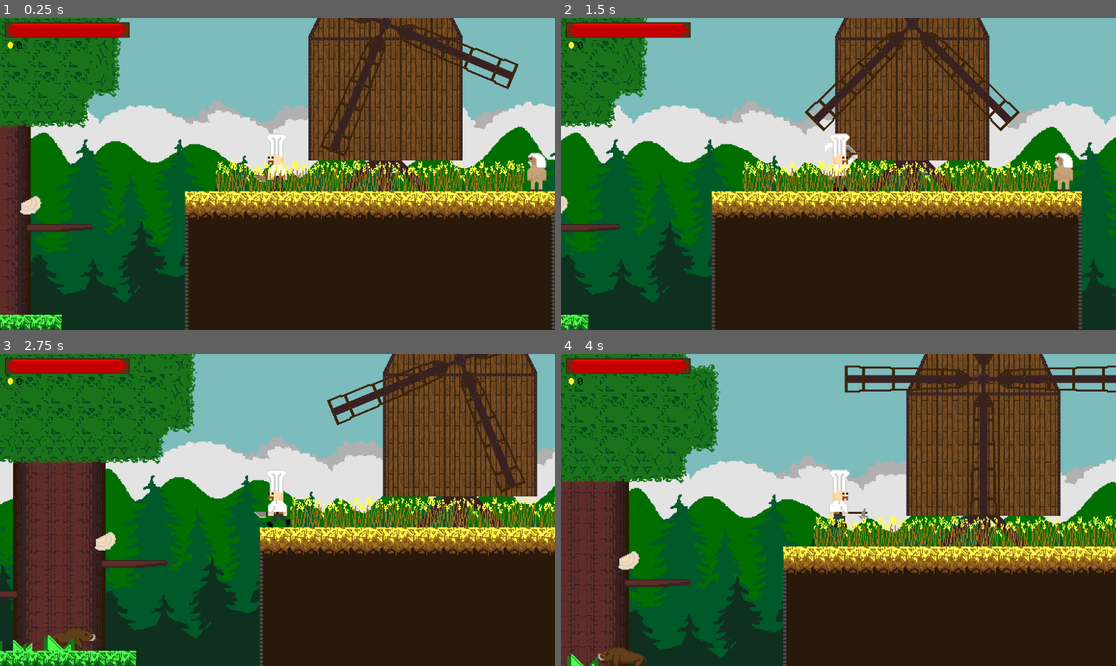
Above: before the commit, frames 1-4 (two rows, left to right).
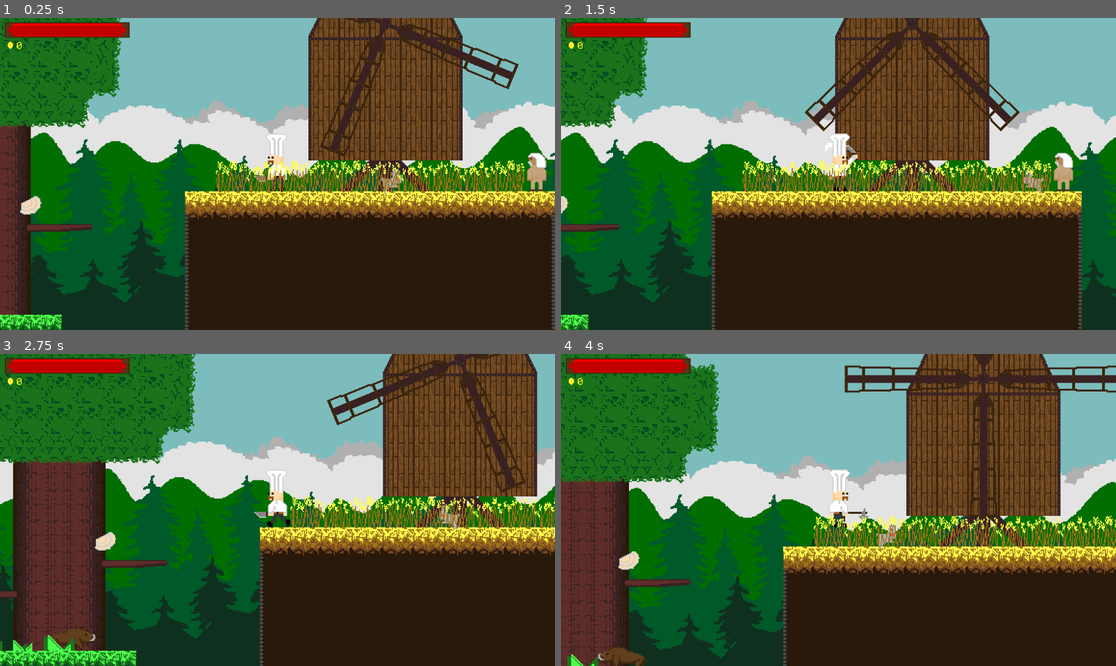
Above: after the commit, the same moments.

Repository: AdamOravecz1/TheKingsDish
Game: Godot game, scene res://Scenes/forest.tscn
Same seed, same stepped clock (60 frames per second), same inputs: the game is played once before the commit and once after it. The engine's default icon, where the game draws it, is replaced by a stand-in: a white triangle on a blue panel in a dark square.
Inputs (mouse positions are in pixels of both pictures, inside the frame that each line leads up to):
- Up to frame 1 (0.25 s): no input
- Up to frame 2 (1.5 s): move the mouse to (960, 158) at 0.52 s; hold D (right) 0.53-1.25 s; hold Shift (duck) 0.53-1.25 s; click (960, 158) at 0.67 s; tap W (jump) at 0.77 s; drag from (727, 189) to (1066, 170) at 1.27 s
- Up to frame 3 (2.75 s): move the mouse to (333, 441) at 2.02 s; hold A (left) from 2.03 s (still down); hold E (interact) from 2.03 s (still down)
- Up to frame 4 (4 s): release A (left) at 2.75 s; release E (interact) at 2.75 s; drag from (810, 572) to (627, 641) at 2.77 s; move the mouse to (1005, 556) at 3.52 s; hold D (right) from 3.53 s (still down); tap Middle mouse button (switch) at 3.6 s; tap W (jump) at 3.77 s

The runs differ from the first frame. In frame 1, 0.1% of the frame differs, in the area x 3-73%, y 7-57%; in frame 2, 0.1%, in the area x 3-88%, y 7-57%; in frame 3, 0.1%; in frame 4, 0.1%.

Commit message:
inv_ui_slot colors

Diff:
--- a/Scenes/forest.tscn
+++ b/Scenes/forest.tscn
@@ -140,7 +140,7 @@
 position = Vector2(-15, -19)
 
 [node name="Rabbit" parent="Main/Entities" index="1" instance=ExtResource("3_dwt3r")]
-position = Vector2(-223, -58)
+position = Vector2(507, -151)
 
 [node name="Miller" parent="Main/Entities" index="2" instance=ExtResource("14_vk6b8")]
 position = Vector2(685, -148)
--- a/Scenes/level.tscn
+++ b/Scenes/level.tscn
@@ -561,7 +561,7 @@
 offset_top = 50.0
 offset_right = 75.0
 offset_bottom = 73.0
-theme_override_colors/font_color = Color(0, 0, 0, 1)
+theme_override_colors/font_color = Color(1, 1, 0, 1)
 theme_override_fonts/font = ExtResource("4_pqmal")
 text = "000"
 
--- /dev/null
+++ b/inventory/Items/bread.tres
@@ -0,0 +1,9 @@
+[gd_resource type="Resource" script_class="InvItem" load_steps=3 format=3 uid="uid://brhwj8gopn3ab"]
+
+[ext_resource type="Script" path="res://inventory/inventory_item.gd" id="1_spy8s"]
+[ext_resource type="Texture2D" uid="uid://cp8h0bkga7rhy" path="res://Sprites/BreadIcon.png" id="2_sxevd"]
+
+[resource]
+script = ExtResource("1_spy8s")
+name = "Bread"
+texture = ExtResource("2_sxevd")
--- /dev/null
+++ b/inventory/Items/flour.tres
@@ -0,0 +1,9 @@
+[gd_resource type="Resource" script_class="InvItem" load_steps=3 format=3 uid="uid://b7k1d4upmupa4"]
+
+[ext_resource type="Script" path="res://inventory/inventory_item.gd" id="1_lbepb"]
+[ext_resource type="Texture2D" uid="uid://by1ml3fytmild" path="res://Sprites/FlourIcon.png" id="2_ysri6"]
+
+[resource]
+script = ExtResource("1_lbepb")
+name = "Flour"
+texture = ExtResource("2_ysri6")
--- /dev/null
+++ b/inventory/Items/pasta.tres
@@ -0,0 +1,9 @@
+[gd_resource type="Resource" script_class="InvItem" load_steps=3 format=3 uid="uid://b6db8uf3ug8kq"]
+
+[ext_resource type="Script" path="res://inventory/inventory_item.gd" id="1_fq044"]
+[ext_resource type="Texture2D" uid="uid://ciwy8i3hhb5wa" path="res://Sprites/PastaIcon.png" id="2_g2sxi"]
+
+[resource]
+script = ExtResource("1_fq044")
+name = "Pasta"
+texture = ExtResource("2_g2sxi")
--- a/inventory/cauldron_inv.tscn
+++ b/inventory/cauldron_inv.tscn
@@ -1,9 +1,10 @@
-[gd_scene load_steps=6 format=3 uid="uid://cfuyhkeyeusun"]
+[gd_scene load_steps=7 format=3 uid="uid://cfuyhkeyeusun"]
 
 [ext_resource type="PackedScene" uid="uid://chkskxeyqmsql" path="res://inventory/gen_inv.tscn" id="1_3u7gd"]
 [ext_resource type="Texture2D" uid="uid://crx00b155gx8g" path="res://Sprites/CauldronInv3.png" id="2_dpokx"]
 [ext_resource type="PackedScene" uid="uid://bv6u1rmhe8lay" path="res://inventory/inv_ui_slot.tscn" id="3_1l7cy"]
 [ext_resource type="Theme" uid="uid://b2siw8ghup514" path="res://green_button.tres" id="4_6ojvt"]
+[ext_resource type="Texture2D" uid="uid://by6jpitc2ypru" path="res://Sprites/InvSlotCouldron.png" id="4_22vys"]
 [ext_resource type="FontFile" uid="uid://cpojoq47dln4s" path="res://Fonts/PixelOperator.ttf" id="5_cpgt4"]
 
 [node name="CauldronInv" instance=ExtResource("1_3u7gd")]
@@ -33,15 +34,19 @@
 
 [node name="Inv_UI_Slot1" parent="NinePatchRect/GridContainer" index="0" instance=ExtResource("3_1l7cy")]
 layout_mode = 2
+slot_sprite = ExtResource("4_22vys")
 
 [node name="Inv_UI_Slot2" parent="NinePatchRect/GridContainer" index="1" instance=ExtResource("3_1l7cy")]
 layout_mode = 2
+slot_sprite = ExtResource("4_22vys")
 
 [node name="Inv_UI_Slot3" parent="NinePatchRect/GridContainer" index="2" instance=ExtResource("3_1l7cy")]
 layout_mode = 2
+slot_sprite = ExtResource("4_22vys")
 
 [node name="Inv_UI_Slot4" parent="NinePatchRect/GridContainer" index="3" instance=ExtResource("3_1l7cy")]
 layout_mode = 2
+slot_sprite = ExtResource("4_22vys")
 
 [node name="Cook" type="Button" parent="." index="2"]
 layout_mode = 0
--- a/inventory/chest_inv.tscn
+++ b/inventory/chest_inv.tscn
@@ -1,8 +1,9 @@
-[gd_scene load_steps=4 format=3 uid="uid://0x5cu4ubv00b"]
+[gd_scene load_steps=5 format=3 uid="uid://0x5cu4ubv00b"]
 
 [ext_resource type="PackedScene" uid="uid://chkskxeyqmsql" path="res://inventory/gen_inv.tscn" id="1_giwyk"]
 [ext_resource type="Texture2D" uid="uid://bg365rfuelfkc" path="res://Sprites/ChestInv.png" id="2_em45e"]
 [ext_resource type="PackedScene" uid="uid://bv6u1rmhe8lay" path="res://inventory/inv_ui_slot.tscn" id="3_vpm1j"]
+[ext_resource type="Texture2D" uid="uid://bs44m3y8l2b0l" path="res://Sprites/InvSlot.png" id="4_ds8p2"]
 
 [node name="ChestInv" groups=["ChestInv"] instance=ExtResource("1_giwyk")]
 anchors_preset = 8
@@ -33,40 +34,52 @@
 offset_bottom = 231.0
 columns = 4
 
-[node name="Inv_UI_Slot" parent="NinePatchRect/GridContainer" index="0" instance=ExtResource("3_vpm1j")]
+[node name="Inv_UI_Slot1" parent="NinePatchRect/GridContainer" index="0" instance=ExtResource("3_vpm1j")]
 layout_mode = 2
+slot_sprite = ExtResource("4_ds8p2")
 
 [node name="Inv_UI_Slot2" parent="NinePatchRect/GridContainer" index="1" instance=ExtResource("3_vpm1j")]
 layout_mode = 2
+slot_sprite = ExtResource("4_ds8p2")
 
 [node name="Inv_UI_Slot3" parent="NinePatchRect/GridContainer" index="2" instance=ExtResource("3_vpm1j")]
 layout_mode = 2
+slot_sprite = ExtResource("4_ds8p2")
 
 [node name="Inv_UI_Slot4" parent="NinePatchRect/GridContainer" index="3" instance=ExtResource("3_vpm1j")]
 layout_mode = 2
+slot_sprite = ExtResource("4_ds8p2")
 
 [node name="Inv_UI_Slot5" parent="NinePatchRect/GridContainer" index="4" instance=ExtResource("3_vpm1j")]
 layout_mode = 2
+slot_sprite = ExtResource("4_ds8p2")
 
 [node name="Inv_UI_Slot6" parent="NinePatchRect/GridContainer" index="5" instance=ExtResource("3_vpm1j")]
 layout_mode = 2
+slot_sprite = ExtResource("4_ds8p2")
 
 [node name="Inv_UI_Slot7" parent="NinePatchRect/GridContainer" index="6" instance=ExtResource("3_vpm1j")]
 layout_mode = 2
+slot_sprite = ExtResource("4_ds8p2")
 
 [node name="Inv_UI_Slot8" parent="NinePatchRect/GridContainer" index="7" instance=ExtResource("3_vpm1j")]
 layout_mode = 2
+slot_sprite = ExtResource("4_ds8p2")
 
 [node name="Inv_UI_Slot9" parent="NinePatchRect/GridContainer" index="8" instance=ExtResource("3_vpm1j")]
 layout_mode = 2
+slot_sprite = ExtResource("4_ds8p2")
 
 [node name="Inv_UI_Slot10" parent="NinePatchRect/GridContainer" index="9" instance=ExtResource("3_vpm1j")]
 layout_mode = 2
+slot_sprite = ExtResource("4_ds8p2")
 
 [node name="Inv_UI_Slot11" parent="NinePatchRect/GridContainer" index="10" instance=ExtResource("3_vpm1j")]
 layout_mode = 2
+slot_sprite = ExtResource("4_ds8p2")
 
 [node name="Inv_UI_Slot12" parent="NinePatchRect/GridContainer" index="11" instance=ExtResource("3_vpm1j")]
 layout_mode = 2
+slot_sprite = ExtResource("4_ds8p2")
 
 [connection signal="pressed" from="Button" to="." method="_on_button_pressed"]
--- a/inventory/dog_inv.tscn
+++ b/inventory/dog_inv.tscn
@@ -1,8 +1,9 @@
-[gd_scene load_steps=4 format=3 uid="uid://b4na5r3j212hu"]
+[gd_scene load_steps=5 format=3 uid="uid://b4na5r3j212hu"]
 
 [ext_resource type="PackedScene" uid="uid://chkskxeyqmsql" path="res://inventory/gen_inv.tscn" id="1_tkdda"]
 [ext_resource type="Texture2D" uid="uid://c7o3w21ptie3l" path="res://Sprites/DogBowl.png" id="2_didgl"]
 [ext_resource type="PackedScene" uid="uid://bv6u1rmhe8lay" path="res://inventory/inv_ui_slot.tscn" id="3_63wsm"]
+[ext_resource type="Texture2D" uid="uid://kkxf87nksj5q" path="res://Sprites/InvSlotBowl.png" id="4_fq36w"]
 
 [node name="DogInv" instance=ExtResource("1_tkdda")]
 offset_left = 685.0
@@ -29,5 +30,6 @@
 
 [node name="Inv_UI_Slot" parent="NinePatchRect/GridContainer" index="0" instance=ExtResource("3_63wsm")]
 layout_mode = 2
+slot_sprite = ExtResource("4_fq36w")
 
 [connection signal="pressed" from="Button" to="." method="_on_button_pressed"]
--- a/inventory/inv_ui_slot.gd
+++ b/inventory/inv_ui_slot.gd
@@ -1,4 +1,6 @@
 extends Panel
+
+@export var slot_sprite: Texture
 
 @onready var item_visual: Sprite2D = $CenterContainer/Panel/ItemDisplay
 @onready var drag_sprite: Sprite2D = $CanvasLayer/DragSprite  # A Sprite2D to display the texture that follows the mouse
@@ -13,6 +15,7 @@
 
 
 func _ready():
+	$SlotBG.texture = slot_sprite
 	# Hide the drag sprite initially
 	drag_sprite.visible = false
 	drag_label.visible = false
--- a/inventory/inv_ui_slot.tscn
+++ b/inventory/inv_ui_slot.tscn
@@ -1,7 +1,6 @@
-[gd_scene load_steps=4 format=3 uid="uid://bv6u1rmhe8lay"]
+[gd_scene load_steps=3 format=3 uid="uid://bv6u1rmhe8lay"]
 
 [ext_resource type="Script" path="res://inventory/inv_ui_slot.gd" id="1_c40rm"]
-[ext_resource type="Texture2D" uid="uid://bs44m3y8l2b0l" path="res://Sprites/InvSlot.png" id="1_rv8y7"]
 [ext_resource type="FontFile" uid="uid://cpojoq47dln4s" path="res://Fonts/PixelOperator.ttf" id="2_i81ff"]
 
 [node name="Inv_UI_Slot" type="Panel"]
@@ -22,8 +21,7 @@
 theme_override_fonts/font = ExtResource("2_i81ff")
 text = "test"
 
-[node name="Sprite2D" type="Sprite2D" parent="."]
-texture = ExtResource("1_rv8y7")
+[node name="SlotBG" type="Sprite2D" parent="."]
 centered = false
 
 [node name="CenterContainer" type="CenterContainer" parent="."]
--- a/inventory/player_inv.tscn
+++ b/inventory/player_inv.tscn
@@ -1,8 +1,9 @@
-[gd_scene load_steps=4 format=3 uid="uid://b0erdntkmx03w"]
+[gd_scene load_steps=5 format=3 uid="uid://b0erdntkmx03w"]
 
 [ext_resource type="PackedScene" uid="uid://chkskxeyqmsql" path="res://inventory/gen_inv.tscn" id="1_gs562"]
 [ext_resource type="Texture2D" uid="uid://dmv4ah4sor3ko" path="res://Sprites/CuttingBoard2.png" id="2_8d8kd"]
 [ext_resource type="PackedScene" uid="uid://bv6u1rmhe8lay" path="res://inventory/inv_ui_slot.tscn" id="3_yhuee"]
+[ext_resource type="Texture2D" uid="uid://bs44m3y8l2b0l" path="res://Sprites/InvSlot.png" id="4_wwdgr"]
 
 [node name="PlayerInv" groups=["PlayerInv"] instance=ExtResource("1_gs562")]
 anchors_preset = 8
@@ -36,38 +37,50 @@
 
 [node name="Inv_UI_Slot1" parent="NinePatchRect/GridContainer" index="0" instance=ExtResource("3_yhuee")]
 layout_mode = 2
+slot_sprite = ExtResource("4_wwdgr")
 
 [node name="Inv_UI_Slot2" parent="NinePatchRect/GridContainer" index="1" instance=ExtResource("3_yhuee")]
 layout_mode = 2
+slot_sprite = ExtResource("4_wwdgr")
 
 [node name="Inv_UI_Slot3" parent="NinePatchRect/GridContainer" index="2" instance=ExtResource("3_yhuee")]
 layout_mode = 2
+slot_sprite = ExtResource("4_wwdgr")
 
 [node name="Inv_UI_Slot4" parent="NinePatchRect/GridContainer" index="3" instance=ExtResource("3_yhuee")]
 layout_mode = 2
+slot_sprite = ExtResource("4_wwdgr")
 
 [node name="Inv_UI_Slot5" parent="NinePatchRect/GridContainer" index="4" instance=ExtResource("3_yhuee")]
 layout_mode = 2
+slot_sprite = ExtResource("4_wwdgr")
 
 [node name="Inv_UI_Slot6" parent="NinePatchRect/GridContainer" index="5" instance=ExtResource("3_yhuee")]
 layout_mode = 2
+slot_sprite = ExtResource("4_wwdgr")
 
 [node name="Inv_UI_Slot7" parent="NinePatchRect/GridContainer" index="6" instance=ExtResource("3_yhuee")]
 layout_mode = 2
+slot_sprite = ExtResource("4_wwdgr")
 
 [node name="Inv_UI_Slot8" parent="NinePatchRect/GridContainer" index="7" instance=ExtResource("3_yhuee")]
 layout_mode = 2
+slot_sprite = ExtResource("4_wwdgr")
 
 [node name="Inv_UI_Slot9" parent="NinePatchRect/GridContainer" index="8" instance=ExtResource("3_yhuee")]
 layout_mode = 2
+slot_sprite = ExtResource("4_wwdgr")
 
 [node name="Inv_UI_Slot10" parent="NinePatchRect/GridContainer" index="9" instance=ExtResource("3_yhuee")]
 layout_mode = 2
+slot_sprite = ExtResource("4_wwdgr")
 
 [node name="Inv_UI_Slot11" parent="NinePatchRect/GridContainer" index="10" instance=ExtResource("3_yhuee")]
 layout_mode = 2
+slot_sprite = ExtResource("4_wwdgr")
 
 [node name="Inv_UI_Slot12" parent="NinePatchRect/GridContainer" index="11" instance=ExtResource("3_yhuee")]
 layout_mode = 2
+slot_sprite = ExtResource("4_wwdgr")
 
 [connection signal="pressed" from="Button" to="." method="_on_button_pressed"]
Binary file added: Sprites/BreadIcon.png
Not shown, added: Sprites/BreadIcon.png.import
Binary file added: Sprites/FlourIcon.png
Not shown, added: Sprites/FlourIcon.png.import
Binary file added: Sprites/InvSlotBowl.png
Not shown, added: Sprites/InvSlotBowl.png.import
Binary file added: Sprites/InvSlotCouldron.png
Not shown, added: Sprites/InvSlotCouldron.png.import
Binary file added: Sprites/MillStone.png
Not shown, added: Sprites/MillStone.png.import
Binary file added: Sprites/PastaIcon.png
Not shown, added: Sprites/PastaIcon.png.import
